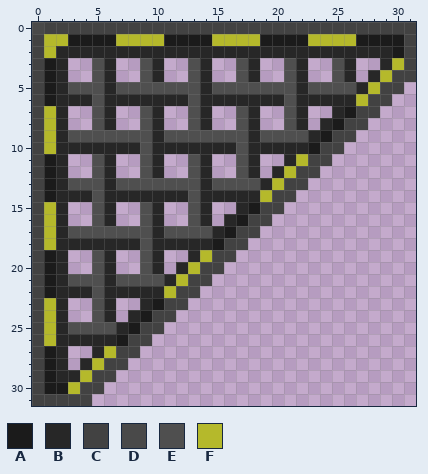
Two versions of one pixel-art sprite, Resources/Textures/Imperial/DiagonalCatwalk/DiagonalCatwalk.rsi/catwalk_preview.png. The picture above was drawn from the file before the commit.
The file is 32x32 pixels. Pixels under 10% opacity are left out. Colours within 5 levels of each other are drawn and written as one.
Palette (. is transparent): A #1b1b1b  B #272727  C #424242  D #494949  E #4f4f4f  F #b5b92b
Pixels before, first column x 0:
 0 DCCCCCCCCCCCCCCCCCCCCCCCCCCCCCCC
 1 CFFAAAAFFFFAAAAFFFFAAAAFFFFAAAAC
 2 CFBBBBBBBBBBBBBBBBBBBBBBBBBBBBAC
 3 CAB..EB..EB..EB..EB..EB..EB..BFC
 4 CAB..EB..EB..EB..EB..EB..EB.BFCC
 5 CABEEEBEEEEEEEBEEEEEEEBEEEEBFCC.
 6 CABBBEBBBBBBBEBBBBBBBEBBBBBFCC..
 7 CFB..EB..EB..EB..EB..EB..BACC...
 8 CFB..EB..EB..EB..EB..EB.BACC....
 9 CFBEEEEEEEBEEEEEEEBEEEEBACC.....
10 CFBBBBBBBEBBBBBBBEBBBBBACC......
11 CAB..EB..EB..EB..EB..BFCC.......
12 CAB..EB..EB..EB..EB.BFCC........
13 CABEEEBEEEEEEEBEEEEBFCC.........
14 CABBBEBBBBBBBEBBBBBFCC..........
15 CFB..EB..EB..EB..BACC...........
16 CFB..EB..EB..EB.BACC............
17 CFBEEEEEEEBEEEEBACC.............
18 CFBBBBBBBEBBBBBACC..............
19 CAB..EB..EB..BFCC...............
20 CAB..EB..EB.BFCC................
21 CABEEEBEEEEBFCC.................
22 CABBBEBBBBBFCC..................
23 CFB..EB..BACC...................
24 CFB..EB.BACC....................
25 CFBEEEEBACC.....................
26 CFBBBBBACC......................
27 CAB..BFCC.......................
28 CAB.BFCC........................
29 CABBFCC.........................
30 CAAFCC..........................
31 CCCCC...........................
Now the later version:
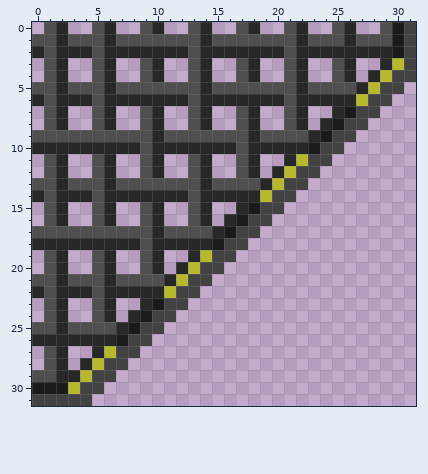
What changed:
y 0: x 0..30 DCCCCCCCCCCCCCCCCCCCCCCCCCCCCCC -> .EB..EB..EB..EB..EB..EB..EB..EA
y 1: x 0..29 CFFAAAAFFFFAAAAFFFFAAAAFFFFAAA -> EEBEEEBEEEEEEEBEEEEEEEBEEEBEEE
y 2: x 0..1 CF -> BE; x 5 B -> E; x 13 B -> E; x 21 B -> E
y 3..4: x 0..1 CA -> .E
y 5: x 0..1 CA -> EE
y 6: x 0..1 CA -> BE
y 7..8: x 0..1 CF -> .E
y 9: x 0..2 CFB -> EEE
y 10: x 0..1 CF -> BB
y 11..12: x 0..1 CA -> .E
y 13: x 0..1 CA -> EE
y 14: x 0..1 CA -> BE
y 15..16: x 0..1 CF -> .E
y 17: x 0..2 CFB -> EEE
y 18: x 0..1 CF -> BB
y 19..20: x 0..1 CA -> .E
y 21: x 0..1 CA -> EE
y 22: x 0..1 CA -> BE
y 23..24: x 0..1 CF -> .E
y 25: x 0..1 CF -> EE
y 26: x 0..1 CF -> BB
y 27..28: x 0..1 CA -> .E
y 29: x 0..1 CA -> EE
y 30: x 0 C -> A
Where, in picture pixels (left, top, right, bottom), the same in both pictures:
changed: (32, 22, 404, 394)
